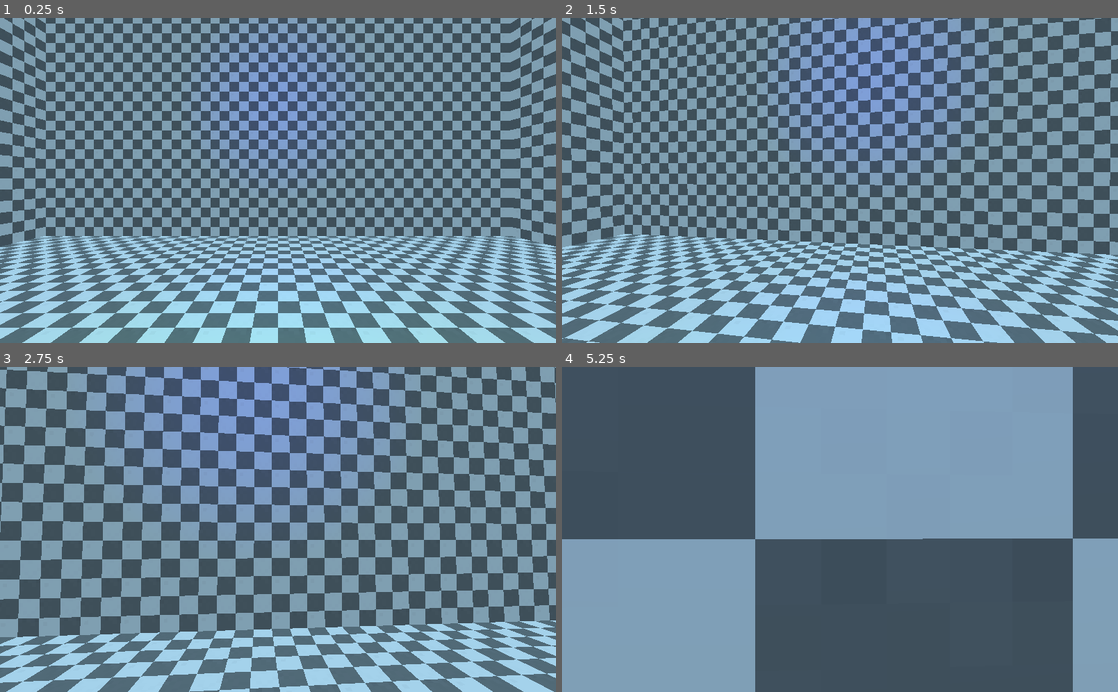
Above: before the commit, frames 1-4 (two rows, left to right).
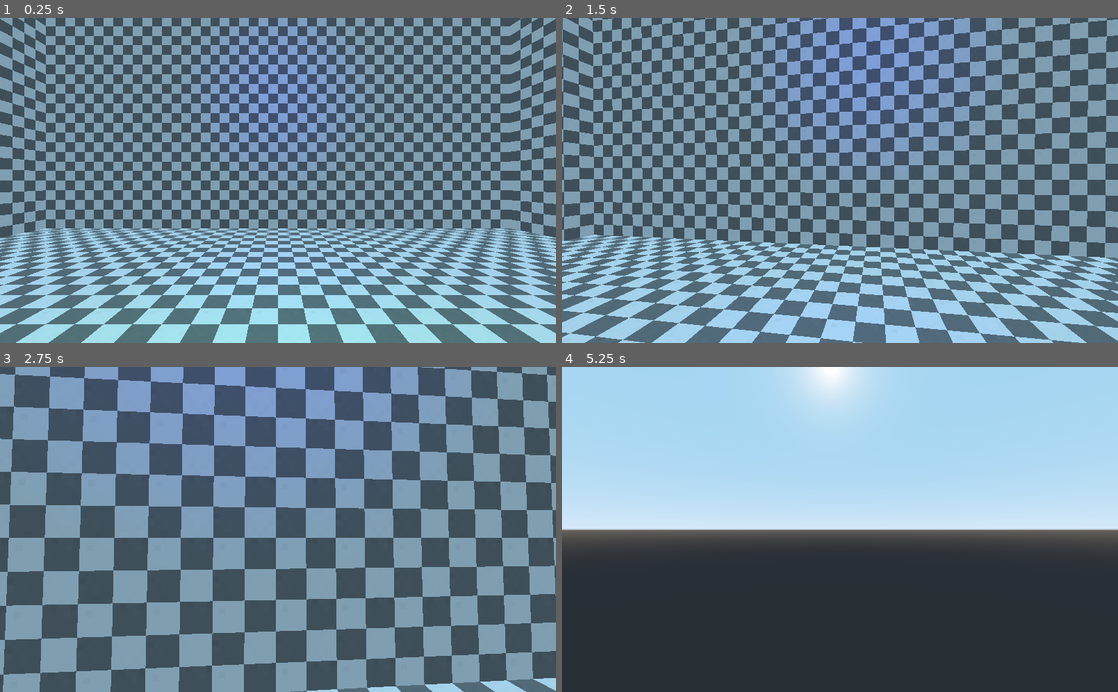
Above: after the commit, the same moments.

Repository: Krazy-J/door-in-the-wall
Game: Godot game, scene res://Main.tscn
Two runs of this game, one before a commit and one after it. Both use one fixed random seed, a clock stepped at 60 frames per second and the inputs below.
Inputs (mouse positions are in pixels of both pictures, inside the frame that each line leads up to):
- Up to frame 1 (0.25 s): no input
- Up to frame 2 (1.5 s): move the mouse to (867, 180) at 0.52 s; press the mouse at (867, 180) at 0.53 s; hold W (move_forward) from 0.53 s (still down); move the mouse to (812, 180) at 1.27 s; release the mouse at (812, 180) at 1.28 s; click (812, 180) at 1.35 s
- Up to frame 3 (2.75 s): keep holding W (move_forward); move the mouse to (289, 523) at 2.02 s; press the mouse at (289, 523) at 2.03 s
- Up to frame 4 (5.25 s): keep holding W (move_forward); move the mouse to (834, 536) at 2.77 s; release the mouse at (834, 536) at 2.78 s; click (834, 536) at 2.85 s; move the mouse to (878, 532) at 3.52 s; press the mouse at (878, 532) at 3.53 s; move the mouse to (795, 526) at 4.27 s; release the mouse at (795, 526) at 4.28 s; click (795, 526) at 4.35 s; move the mouse to (845, 529) at 5.02 s; press the mouse at (845, 529) at 5.03 s

The runs differ from the first frame. In frame 1, 68% of the frame differs, in the area x 0-100%, y 0-100%; in frame 2, 51%; in frame 3, 60%; in frame 4, 99%.

Commit message:
Door rename
Re numbered the doors in the test room to 0 and 1.

Diff:
--- a/player/Player.gd
+++ b/player/Player.gd
@@ -1,7 +1,7 @@
 extends RigidBody
 
 
-var speed = 200.0;
+var speed = 300.0;
 var mouse_sensitivity = 0.003; # radians/pixel
 
 onready var camera = $Pivot/Camera
--- a/player/Player.tscn
+++ b/player/Player.tscn
@@ -4,10 +4,11 @@
 [ext_resource path="res://player/Player.gd" type="Script" id=2]
 
 [sub_resource type="CapsuleShape" id=1]
-height = 2.0
+radius = 0.5
+height = 3.0
 
 [node name="Player" type="RigidBody"]
-transform = Transform( 1, 0, 0, 0, 1, 0, 0, 0, 1, 0, 2.52995, 0 )
+transform = Transform( 1, 0, 0, 0, 1, 0, 0, 0, 1, 0, 2, 0 )
 physics_material_override = ExtResource( 1 )
 axis_lock_angular_x = true
 axis_lock_angular_y = true
@@ -20,5 +21,5 @@
 [node name="Camera" type="ClippedCamera" parent="Pivot"]
 
 [node name="CollisionShape" type="CollisionShape" parent="."]
-transform = Transform( 1, 0, 0, 0, -4.37114e-008, -1, 0, 1, -4.37114e-008, 0, 0, 0 )
+transform = Transform( 1, 0, 0, 0, -4.37114e-08, -1, 0, 1, -4.37114e-08, 0, 0, 0 )
 shape = SubResource( 1 )
--- a/player/player.gd
+++ /dev/null
@@ -1,43 +0,0 @@
-extends RigidBody
-
-
-var speed = 200.0;
-var mouse_sensitivity = 0.003; # radians/pixel
-
-onready var camera = $Pivot/Camera
-
-func _ready():
-	Input.set_mouse_mode(Input.MOUSE_MODE_CAPTURED);
-
-#func _process(delta):
-#	pass
-
-func _input(event):
-	if event.is_action_pressed("mouse_0"):
-		Input.set_mouse_mode(Input.MOUSE_MODE_CAPTURED);
-	if event.is_action_pressed("exit_mouse"):
-		Input.set_mouse_mode(Input.MOUSE_MODE_VISIBLE);
-
-func get_input():
-	var input_dir = Vector3()
-	if Input.is_action_pressed("move_forward"):
-		input_dir += -camera.global_transform.basis.z
-	if Input.is_action_pressed("move_back"):
-		input_dir += camera.global_transform.basis.z
-	if Input.is_action_pressed("move_left"):
-		input_dir += -camera.global_transform.basis.x
-	if Input.is_action_pressed("move_right"):
-		input_dir += camera.global_transform.basis.x
-	input_dir = Vector3(input_dir.x, 0, input_dir.z)
-	input_dir = input_dir.normalized()
-	return input_dir
-
-
-func _unhandled_input(event):
-	if event is InputEventMouseMotion and Input.get_mouse_mode() == Input.MOUSE_MODE_CAPTURED:
-		rotate_y(-event.relative.x * mouse_sensitivity)
-		$Pivot.rotate_x(-event.relative.y * mouse_sensitivity)
-		$Pivot.rotation.x = clamp($Pivot.rotation.x, -1.2, 1.2)
-
-func _physics_process(delta):
-	linear_velocity = get_input() * delta * speed
--- a/player/player.tscn
+++ /dev/null
@@ -1,25 +0,0 @@
-[gd_scene load_steps=4 format=2]
-
-[ext_resource path="res://player/SmoothSurface.tres" type="PhysicsMaterial" id=1]
-[ext_resource path="res://player/Player.gd" type="Script" id=2]
-
-[sub_resource type="CapsuleShape" id=1]
-radius = 0.5
-height = 3.0
-
-[node name="Player" type="RigidBody"]
-transform = Transform( 1, 0, 0, 0, 1, 0, 0, 0, 1, 0, 2, 0 )
-physics_material_override = ExtResource( 1 )
-axis_lock_angular_x = true
-axis_lock_angular_y = true
-axis_lock_angular_z = true
-script = ExtResource( 2 )
-
-[node name="Pivot" type="Spatial" parent="."]
-transform = Transform( 1, 0, 0, 0, 1, 0, 0, 0, 1, 0, 1.2, 0 )
-
-[node name="Camera" type="ClippedCamera" parent="Pivot"]
-
-[node name="CollisionShape" type="CollisionShape" parent="."]
-transform = Transform( 1, 0, 0, 0, -4.37114e-008, -1, 0, 1, -4.37114e-008, 0, 0, 0 )
-shape = SubResource( 1 )
--- a/rooms/Test.tscn
+++ b/rooms/Test.tscn
@@ -23,13 +23,13 @@
 
 [node name="Doors" type="Spatial" parent="Room"]
 
-[node name="1" parent="Room/Doors" instance=ExtResource( 3 )]
+[node name="0" parent="Room/Doors" instance=ExtResource( 3 )]
 transform = Transform( 1, 0, 0, 0, 1, 0, 0, 0, 1, 8, -9, 0 )
 exitDoorID = 1
 
-[node name="2" parent="Room/Doors" instance=ExtResource( 3 )]
+[node name="1" parent="Room/Doors" instance=ExtResource( 3 )]
 editor/display_folded = true
-transform = Transform( 1.19249e-008, 0, -1, 0, 1, 0, 1, 0, 1.19249e-008, 0, -9, 8 )
+transform = Transform( 1.19249e-08, 0, -1, 0, 1, 0, 1, 0, 1.19249e-08, 0, -9, 8 )
 
 [node name="StaticBody" type="StaticBody" parent="Room"]
 physics_material_override = ExtResource( 4 )
